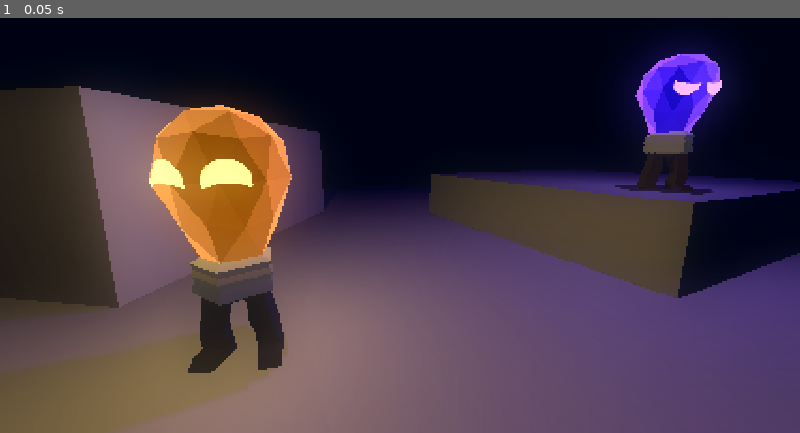
Above: before the commit, frame 1.
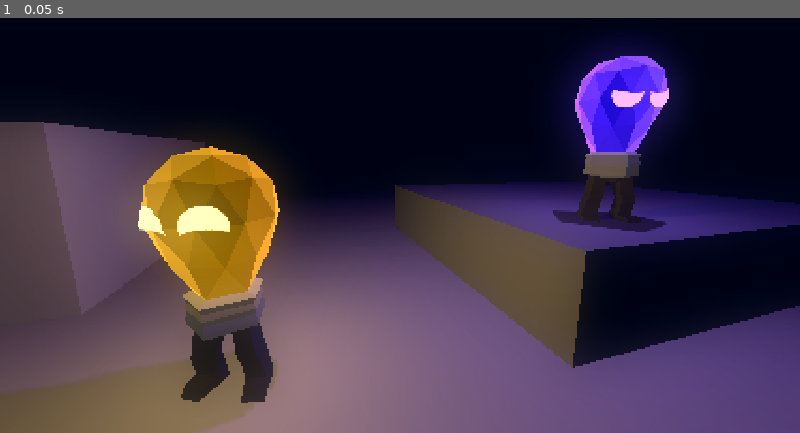
Above: after the commit, the same moment.

Repository: LowPolyFreak/EllieDeesAdventure
Game: Godot game, scene res://Scenes/main.tscn
Two runs of this game, one before a commit and one after it. Both use one fixed random seed, a clock stepped at 60 frames per second and the inputs below.
Inputs:
- Up to frame 1 (0.05 s): no input

The runs differ from the first frame. In frame 1, 41% of the frame differs, in the area x 0-100%, y 5-100%.

Commit message:
Ellie and Dee polish

Diff:
--- a/Material/bulb.tres
+++ b/Material/bulb.tres
@@ -5,7 +5,7 @@
 [resource]
 render_priority = 0
 shader = ExtResource("1_bkqvd")
-shader_parameter/albedo = Color(0.308066, 0.144167, 4.81308e-08, 1)
-shader_parameter/fresnel_color = Color(0.999997, 0.709351, 0.439312, 1)
+shader_parameter/albedo = Color(0.244646, 0.169268, 0, 1)
+shader_parameter/fresnel_color = Color(1, 0.721009, 0.2273, 1)
 shader_parameter/intensity = 0.7
 shader_parameter/amount = 1.0
--- a/Material/eyes.tres
+++ b/Material/eyes.tres
@@ -9,8 +9,8 @@
 metallic_specular = 0.0
 roughness = 0.0
 emission_enabled = true
-emission = Color(0.7375, 0.55, 1, 1)
+emission = Color(1, 0.94, 0.55, 1)
 emission_energy_multiplier = 1.25
 uv1_scale = Vector3(0.25, 0.25, 0.25)
-uv1_offset = Vector3(0, 0.5, 0)
+uv1_offset = Vector3(0.25, 0, 0)
 texture_filter = 0
--- a/Scenes/main.tscn
+++ b/Scenes/main.tscn
@@ -1,10 +1,9 @@
-[gd_scene load_steps=18 format=3 uid="uid://d77j3ls5t155"]
+[gd_scene load_steps=17 format=3 uid="uid://d77j3ls5t155"]
 
 [ext_resource type="Script" path="res://Scripts/player.gd" id="1_c3lkb"]
 [ext_resource type="PackedScene" uid="uid://xrfct3wx5v6j" path="res://Models/Bulb.glb" id="2_4tag8"]
 [ext_resource type="Material" uid="uid://cg6chtjeruuse" path="res://Material/bulb_uv.tres" id="4_mti75"]
 [ext_resource type="Texture2D" uid="uid://db135dfjansp2" path="res://Textures/EyeExpressions.png" id="5_s0w58"]
-[ext_resource type="Material" uid="uid://2h3b33af6q2v" path="res://Material/eyes.tres" id="5_xkrbv"]
 
 [sub_resource type="ProceduralSkyMaterial" id="ProceduralSkyMaterial_75w87"]
 sky_horizon_color = Color(0.64625, 0.65575, 0.67075, 1)
@@ -47,17 +46,17 @@
 
 [sub_resource type="CapsuleShape3D" id="CapsuleShape3D_w0xbe"]
 
-[sub_resource type="StandardMaterial3D" id="StandardMaterial3D_vcksd"]
+[sub_resource type="StandardMaterial3D" id="StandardMaterial3D_06biu"]
 transparency = 1
 albedo_color = Color(0, 0, 0, 1)
 albedo_texture = ExtResource("5_s0w58")
 metallic_specular = 0.0
 roughness = 0.0
 emission_enabled = true
-emission = Color(1, 0.908333, 0.45, 1)
+emission = Color(0.737255, 0.54902, 1, 1)
 emission_energy_multiplier = 1.25
 uv1_scale = Vector3(0.25, 0.25, 0.25)
-uv1_offset = Vector3(0.25, 0, 0)
+uv1_offset = Vector3(0, 0.5, 0)
 texture_filter = 0
 
 [node name="Main" type="Node3D"]
@@ -103,7 +102,7 @@
 shape = SubResource("ConcavePolygonShape3D_qy6h0")
 
 [node name="Block" type="MeshInstance3D" parent="BG"]
-transform = Transform3D(0.996456, 0, 0.0841126, 0, 1, 0, -0.0841126, 0, 0.996456, -5.79617, 1, -2.16297)
+transform = Transform3D(0.860466, 0, 0.509507, 0, 1, 0, -0.509507, 0, 0.860466, -7.1856, 1, -0.901525)
 mesh = SubResource("BoxMesh_ocupg")
 metadata/_edit_group_ = true
 
@@ -113,7 +112,7 @@
 shape = SubResource("ConcavePolygonShape3D_ts4oa")
 
 [node name="Block2" type="MeshInstance3D" parent="BG"]
-transform = Transform3D(0.797163, 0, 0.603765, 0, 1, 0, -0.603765, 0, 0.797163, 2.7161, -0.0191439, -4.74941)
+transform = Transform3D(0.864617, 0, 0.502432, 0, 1, 0, -0.502432, 0, 0.864617, 2.01801, -0.0191437, -3.71771)
 mesh = SubResource("BoxMesh_ocupg")
 metadata/_edit_group_ = true
 
@@ -138,12 +137,21 @@
 transform = Transform3D(1, 2.18557e-08, 5.85622e-09, -2.18557e-08, 0.866025, 0.5, 5.85622e-09, -0.5, 0.866025, 0, 9, 11)
 
 [node name="Bulb2" parent="." instance=ExtResource("2_4tag8")]
-transform = Transform3D(-0.184209, 0, 0.982887, 0, 1, 0, -0.982887, 0, -0.184209, -1.43096, -1.19209e-07, 0.418789)
-metadata/_edit_group_ = true
+transform = Transform3D(-0.982887, 0, -0.184209, 0, 1, 0, 0.184209, 0, -0.982887, -1.43096, -1.19209e-07, 0.418789)
 
-[node name="Bulb" parent="Bulb2" index="0"]
-transform = Transform3D(0.797667, 0, 0.110515, 0, 0.805286, 0, -0.110515, 0, 0.797667, 0, 0, 0)
-surface_material_override/2 = SubResource("StandardMaterial3D_vcksd")
+[node name="Skeleton3D" parent="Bulb2/Armature" index="0"]
+bones/1/rotation = Quaternion(-0.00868977, -0.0920219, 0.991305, 0.0936498)
+bones/1/scale = Vector3(1, 1, 1)
+bones/2/rotation = Quaternion(0.279318, -0.00421691, 0.130551, 0.951273)
+bones/3/rotation = Quaternion(-0.785381, -0.114085, -0.0713671, 0.604208)
+bones/3/scale = Vector3(1, 1, 1)
+bones/4/rotation = Quaternion(0.00868977, -0.0920219, 0.991305, -0.0936498)
+bones/4/scale = Vector3(1, 1, 1)
+bones/5/rotation = Quaternion(0.279318, 0.00421691, -0.130551, 0.951273)
+bones/6/rotation = Quaternion(-0.785381, 0.114085, 0.0713671, 0.604208)
+bones/6/scale = Vector3(1, 1, 1)
+bones/8/scale = Vector3(1, 1, 1)
+bones/10/scale = Vector3(1, 1, 1)
 
 [node name="OmniLight3D" type="OmniLight3D" parent="Bulb2"]
 transform = Transform3D(1, 0, 0, 0, 1, 0, 0, 0, 1, 0, 1.26835, 0)
@@ -154,12 +162,25 @@
 omni_range = 15.0
 
 [node name="Bulb3" parent="." instance=ExtResource("2_4tag8")]
-transform = Transform3D(-0.131201, 0, 0.991356, 0, 1, 0, -0.991356, 0, -0.131201, 2.70662, 0.959848, -2.63861)
-metadata/_edit_group_ = true
+transform = Transform3D(-0.985583, 0, -0.169195, 0, 1, 0, 0.169195, 0, -0.985583, 1.75213, 0.959848, -1.6237)
 
-[node name="Bulb" parent="Bulb3" index="0"]
+[node name="Skeleton3D" parent="Bulb3/Armature" index="0"]
+bones/1/rotation = Quaternion(-0.00868977, -0.0920219, 0.991305, 0.0936498)
+bones/1/scale = Vector3(1, 1, 1)
+bones/2/rotation = Quaternion(0.279318, -0.00421691, 0.130551, 0.951273)
+bones/3/rotation = Quaternion(-0.785381, -0.114085, -0.0713671, 0.604208)
+bones/3/scale = Vector3(1, 1, 1)
+bones/4/rotation = Quaternion(0.00868977, -0.0920219, 0.991305, -0.0936498)
+bones/4/scale = Vector3(1, 1, 1)
+bones/5/rotation = Quaternion(0.279318, 0.00421691, -0.130551, 0.951273)
+bones/6/rotation = Quaternion(-0.785381, 0.114085, 0.0713671, 0.604208)
+bones/6/scale = Vector3(1, 1, 1)
+bones/8/scale = Vector3(1, 1, 1)
+bones/10/scale = Vector3(1, 1, 1)
+
+[node name="Bulb" parent="Bulb3/Armature/Skeleton3D" index="0"]
 surface_material_override/1 = ExtResource("4_mti75")
-surface_material_override/2 = ExtResource("5_xkrbv")
+surface_material_override/2 = SubResource("StandardMaterial3D_06biu")
 
 [node name="OmniLight3D" type="OmniLight3D" parent="Bulb3"]
 transform = Transform3D(1, 0, 0, 0, 1, 0, 0, 0, 1, 0, 1.26835, 0)
@@ -170,7 +191,7 @@
 omni_range = 15.0
 
 [node name="Screenshots" type="Camera3D" parent="."]
-transform = Transform3D(0.975729, -0.0384113, 0.215588, -2.18076e-09, 0.984496, 0.175408, -0.218983, -0.17115, 0.960601, 0.103384, 1.42876, 2.06389)
+transform = Transform3D(0.975729, -0.0384112, 0.215588, -2.18076e-09, 0.984496, 0.175407, -0.218983, -0.17115, 0.960601, 0.218047, 1.68617, 2.06389)
 current = true
 
 [editable path="Bulb2"]
Binary file changed: Models/Bulb.glb
